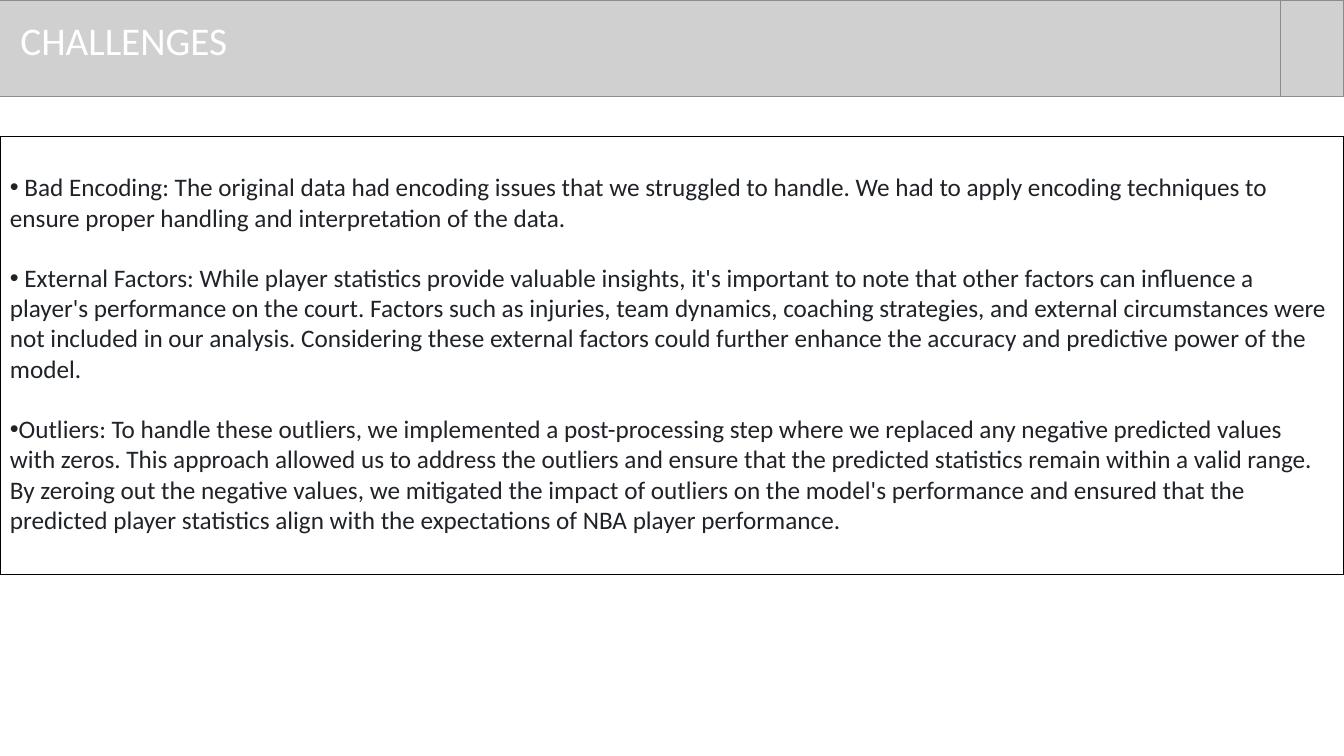
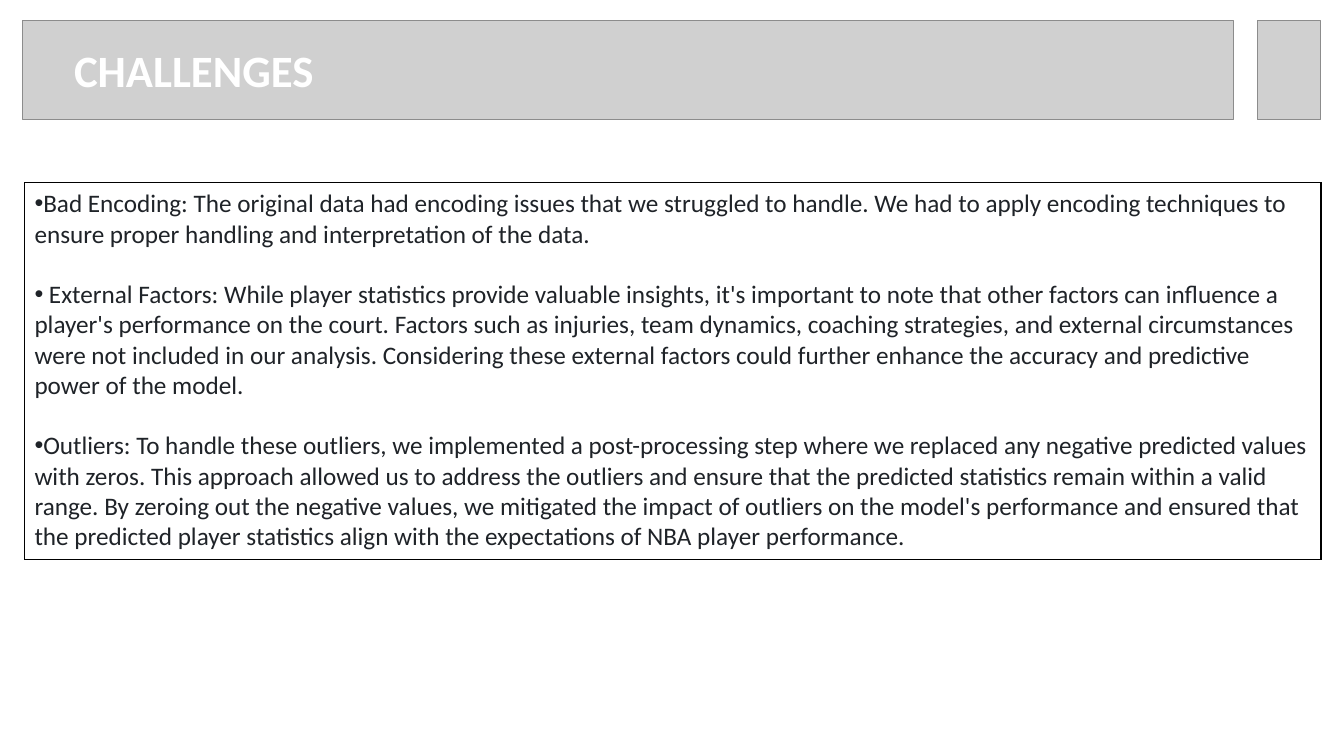
Before and after one commit to rmertoztop/project_4, a slide deck: slide 9 of Resources/NBA Project PPT.pptx (slide 17 before the commit). Drawn at 1344x756 pixels with LibreOffice and Linux fonts; fonts in the diff are those of the drawing; grey boxes stand for pictures. Boxes give left, top, right and bottom in pixels: in the first picture for what was removed or moved away, otherwise in the second. Text is boxed around its words. In the diff, an @@ line names an element or a change of style, - is before the commit and + after.

```diff
--- a/Resources/NBA Project PPT.pptx
+++ b/Resources/NBA Project PPT.pptx
@@ picture resized from (x1=0, y1=0, x2=1280, y2=96) to (x1=23, y1=20, x2=1234, y2=119) @@
@@ picture moved from (x1=1280, y1=0, x2=1344, y2=96) to (x1=1258, y1=20, x2=1322, y2=119) @@
@@ text "CHALLENGES" moved from (x1=20, y1=30, x2=227, y2=55) to (x1=74, y1=58, x2=313, y2=87) @@
@@ text "CHALLENGES" at (x1=74, y1=58, x2=313, y2=87): size 28 to 32 pt, bold on @@
@@ rectangle "Bad Encoding: The original data ..." resized from (x1=0, y1=136, x2=1344, y2=574) to (x1=24, y1=182, x2=1321, y2=560) @@
@@ rectangle "Bad Encoding: The original data ..." at (x1=24, y1=182, x2=1321, y2=560): fill none to #FFFFFF; outline #000000 0.75 pt to #000000 1 pt @@
```
Also in this commit, not shown: 7 other slides changed, 3 slides added, 11 slides removed, 1 other file.
